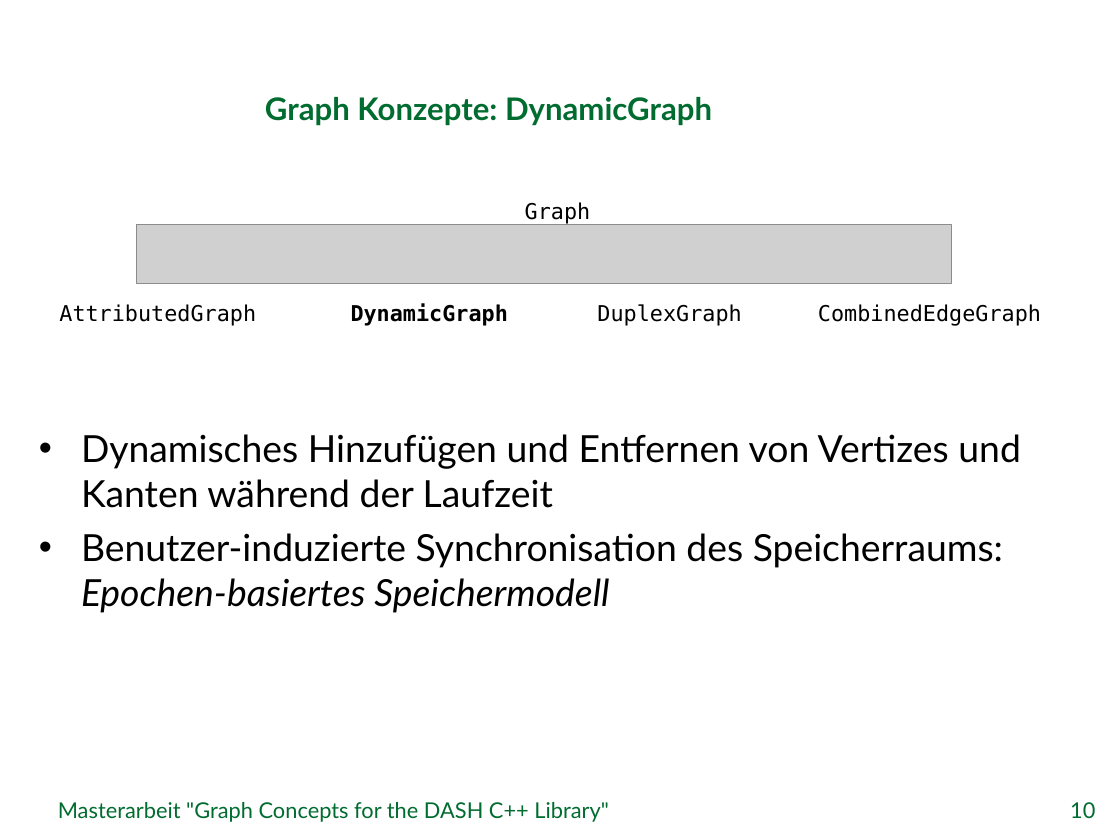
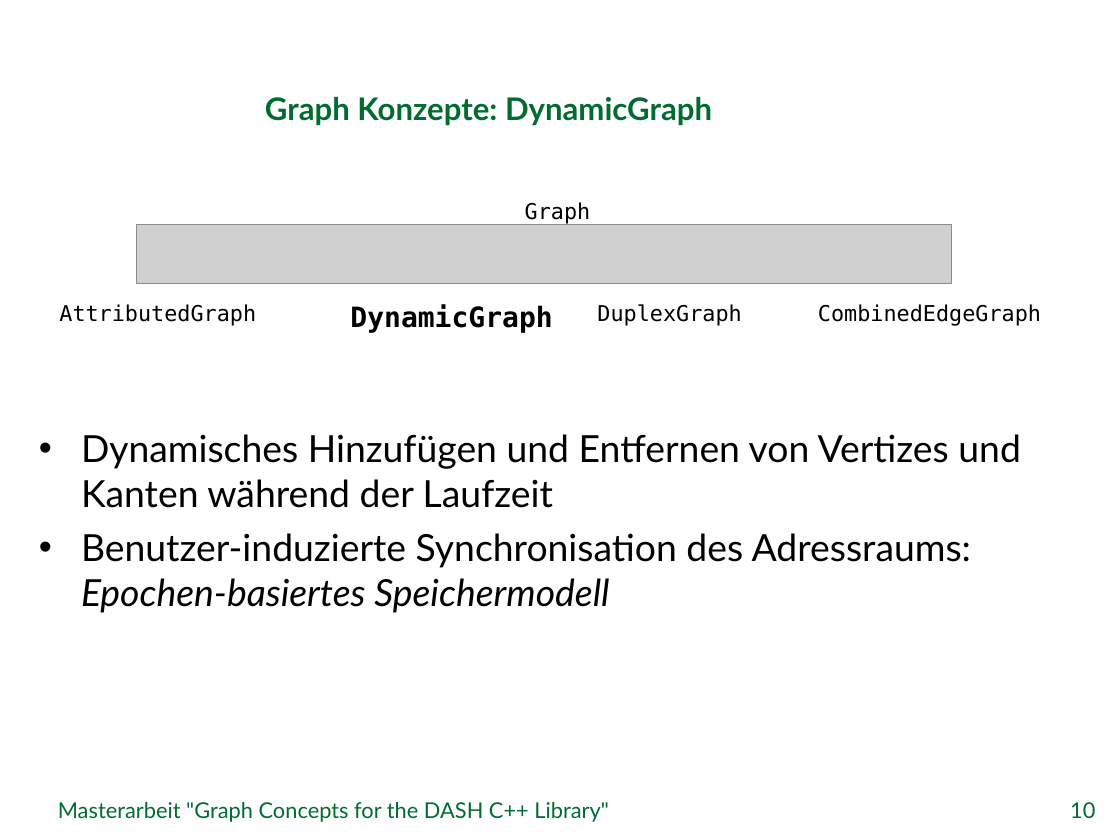
Before and after one commit to stiefn/dyn-data-structures-thesis, a slide deck: slide 10 of Folien/Abschlusssvortrag_Stefan_Effenberger.pptx. Drawn at 1120x840 pixels with LibreOffice and Linux fonts; fonts in the diff are those of the drawing; grey boxes stand for pictures; background and template pictures are left out. Boxes give left, top, right and bottom in pixels: in the first picture for what was removed or moved away, otherwise in the second. Text is boxed around its words. In the diff, an @@ line names an element or a change of style, - is before the commit and + after.

```diff
--- a/Folien/Abschlusssvortrag_Stefan_Effenberger.pptx
+++ b/Folien/Abschlusssvortrag_Stefan_Effenberger.pptx
@@ text "DynamicGraph" at (x1=350, y1=305, x2=552, y2=333): size 14 to 18 pt @@
@@ text at (x1=81, y1=533, x2=971, y2=613): text changed @@
-• Benutzer-induzierte Synchronisation des Speicherraums: Epochen-basiertes Speichermodell
+• Benutzer-induzierte Synchronisation des Adressraums: Epochen-basiertes Speichermodell
```
Also in this commit, not shown: 8 other slides changed, 2 slides added, 2 slides removed, 1 other file.
